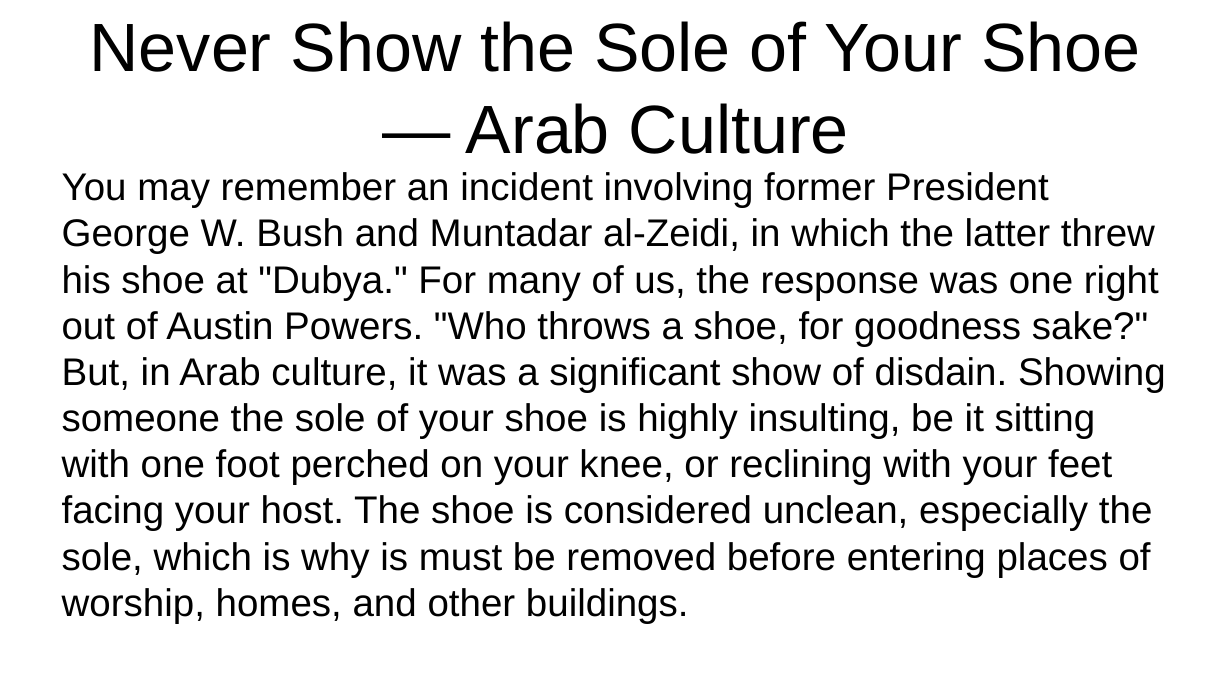
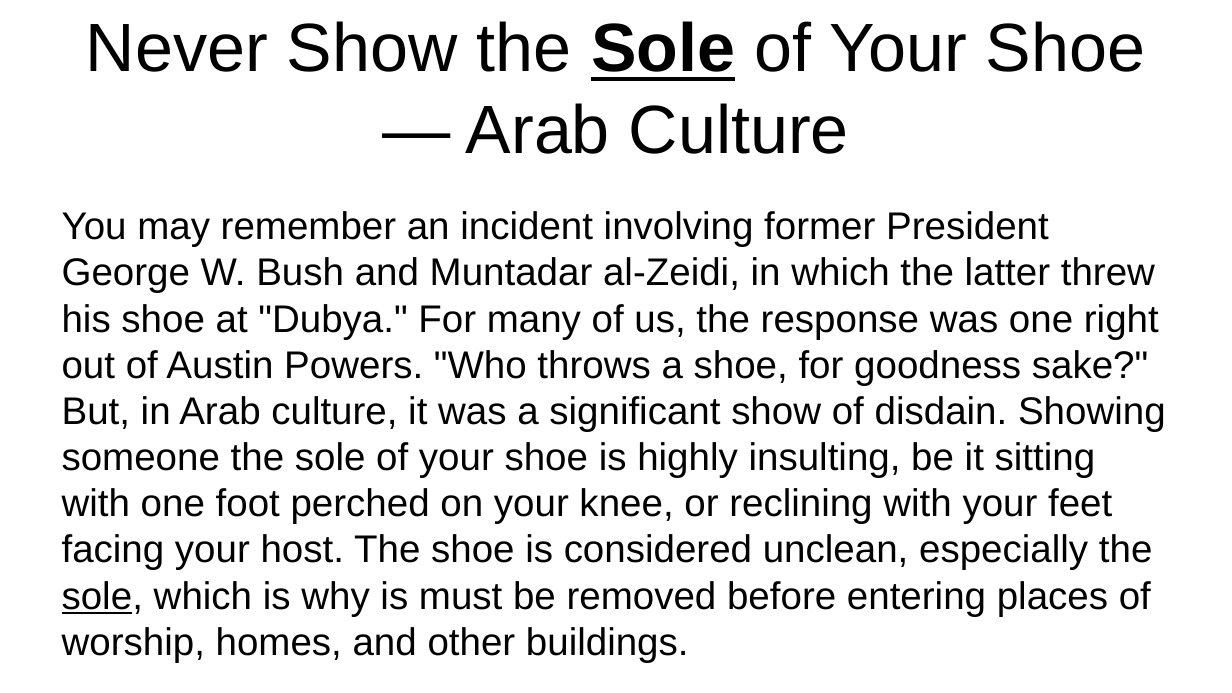
Before and after one commit to Catalinhimself/UTM, a slide deck: slide 6 of eng/manners/manners around the world.odp. Drawn at 1232x693 pixels with LibreOffice and Linux fonts; fonts in the diff are those of the drawing. Boxes give left, top, right and bottom in pixels: in the first picture for what was removed or moved away, otherwise in the second. Text is boxed around its words. In the diff, an @@ line names an element or a change of style, - is before the commit and + after.

```diff
--- a/eng/manners/manners around the world.odp
+++ b/eng/manners/manners around the world.odp
@@ title "Never Show the Sole of ..." at (86,21,1145,154): bold on, underline on in "Sole" @@
@@ text "You may remember an incident ...": place and size @@
-text "You may remember an incident ..." at (62,172,1166,577)
+text "You may remember an incident ..." at (62,211,1166,616)
@@ text "You may remember an incident ..." at (62,211,1166,616): underline on in "sole," @@
```
Also in this commit, not shown: 10 other slides changed, 34 other files.
